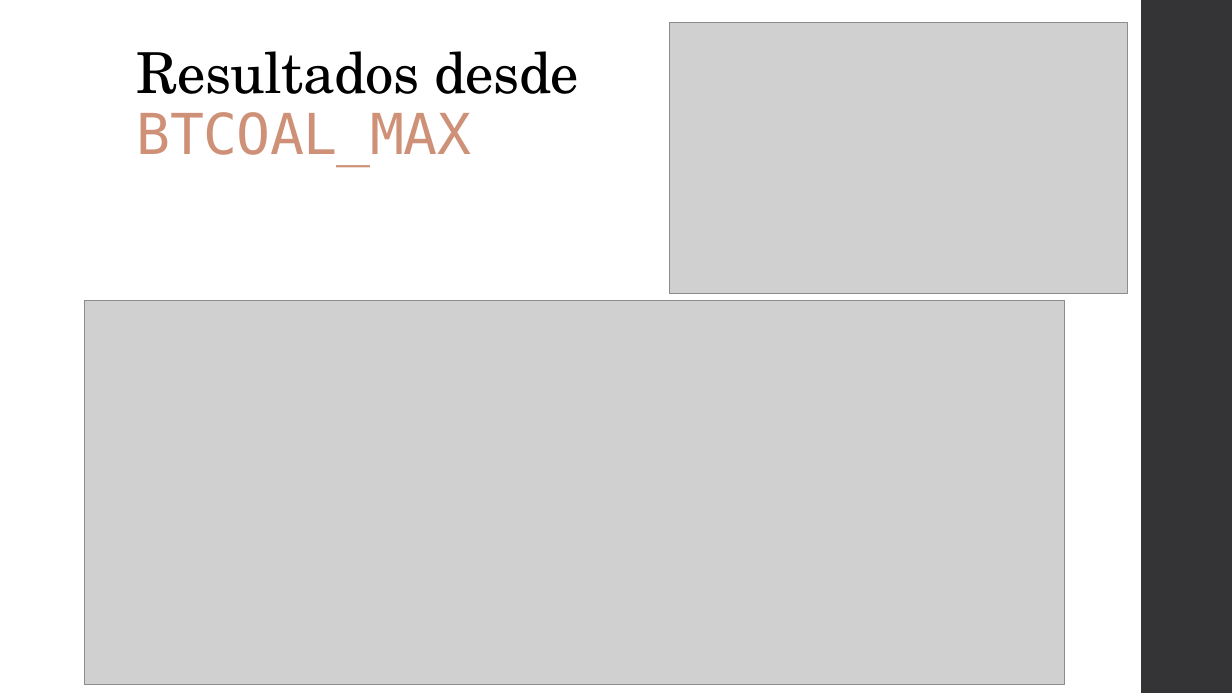
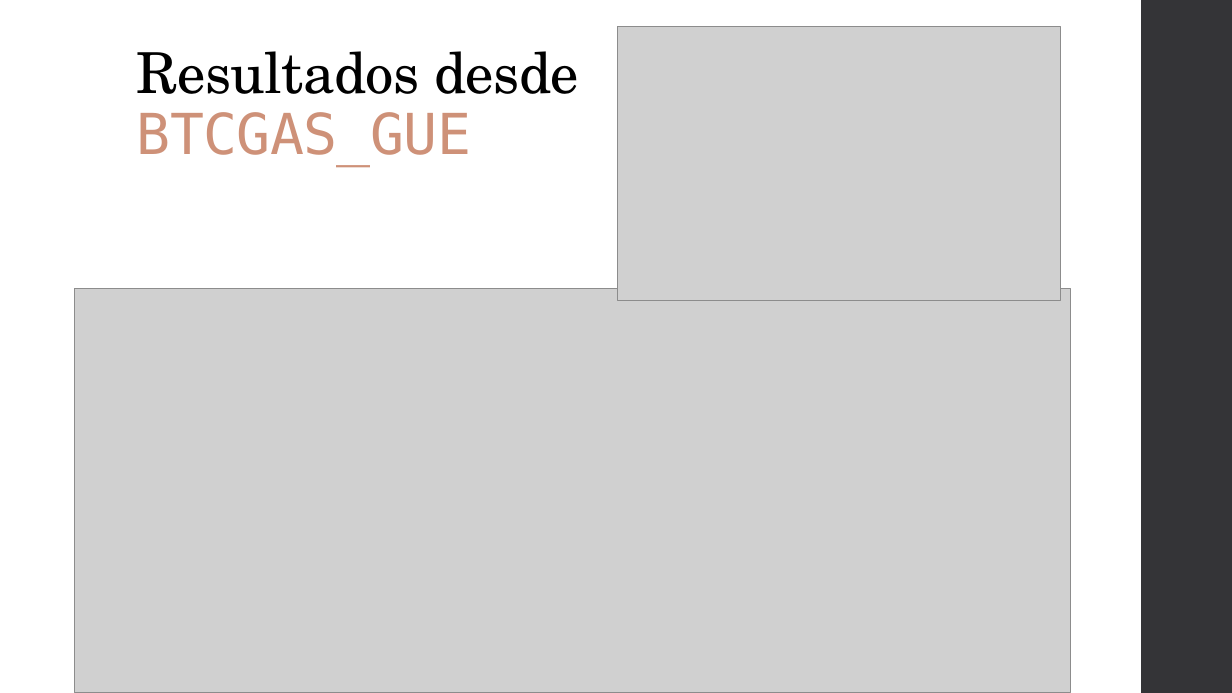
Before and after one commit to NicolasBecerraMachado/dataAnalytics4BTCemissions, a slide deck: slide 4 of BTC C02 emissions.pptx. Drawn at 1232x693 pixels with LibreOffice and Linux fonts; fonts in the diff are those of the drawing; grey boxes stand for pictures. Boxes give left, top, right and bottom in pixels: in the first picture for what was removed or moved away, otherwise in the second. Text is boxed around its words. In the diff, an @@ line names an element or a change of style, - is before the commit and + after.

```diff
--- a/BTC C02 emissions.pptx
+++ b/BTC C02 emissions.pptx
@@ picture: place and size @@
-picture at <box>669,23,1128,294</box>
+picture at <box>617,27,1061,300</box>
@@ title at <box>137,51,579,166</box>: text changed @@
-Resultados desde
-BTCOAL_MAX
+Resultados desde
+BTCGAS_GUE
@@ picture: place and size @@
-picture at <box>85,300,1065,685</box>
+picture at <box>75,288,1071,693</box>
```
Also in this commit, not shown: 3 other slides changed, 4 other files.
